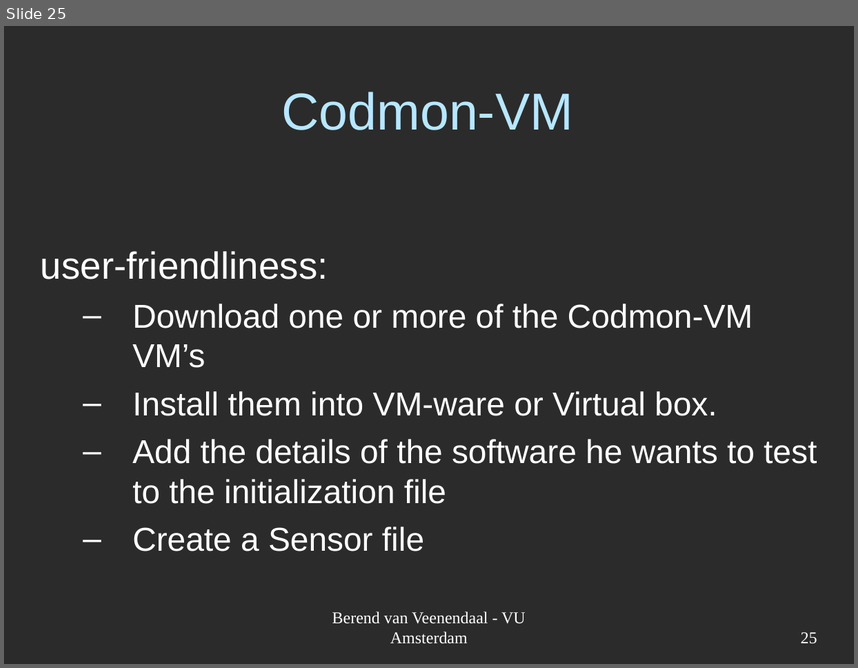
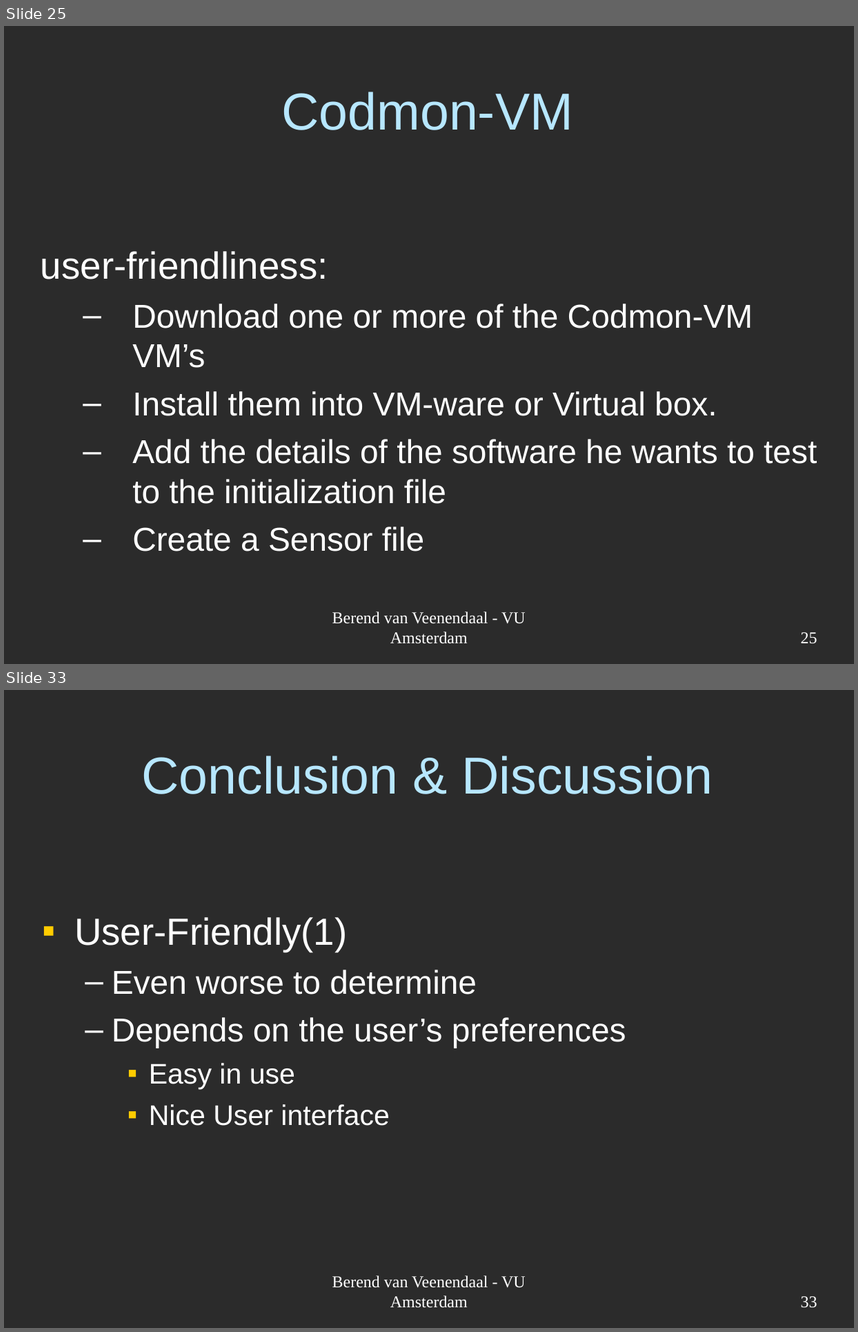
Before and after one commit to JungleComputing/codmon, a slide deck: doc/report/Codmon-VM.ppt. Shown one above the other, each under a label of ours: slide 25 before the commit, slides 25 and 33 after it; the slides between them are not shown. The pictures are 858x668 and 858x1332 pixels, drawn with LibreOffice and Linux fonts; fonts in the diff are those of the drawing; background and template pictures are left out; a plain dark background stands for a picture behind light text. Boxes give left, top, right and bottom in pixels: in the first picture for what was removed or moved away, otherwise in the second. Text is boxed around its words. In the diff, an @@ line names an element or a change of style, - is before the commit and + after.

```diff
--- a/doc/report/Codmon-VM.ppt
+++ b/doc/report/Codmon-VM.ppt
@@ slide 33 added at [4, 690, 854, 1328], background picture (left out) @@
@@ title added at [141, 756, 713, 794], 44 pt, text #B7E7FF @@
+Conclusion & Discussion
@@ text added at [74, 917, 626, 1125], 28 pt, text #FFFFFF @@
+▪ User-Friendly(1)
+  – Even worse to determine
+  – Depends on the user’s preferences
+    ▪ Easy in use
+    ▪ Nice User interface
@@ text added at [332, 1275, 526, 1308], 14 pt, text #FFFFFF @@
+Berend van Veenendaal - VU Amsterdam
@@ page number added at [801, 1296, 818, 1308], 14 pt, text #FFFFFF @@
+33
```
Also in this commit, not shown: 1 slide changed, 10 other slides added.
